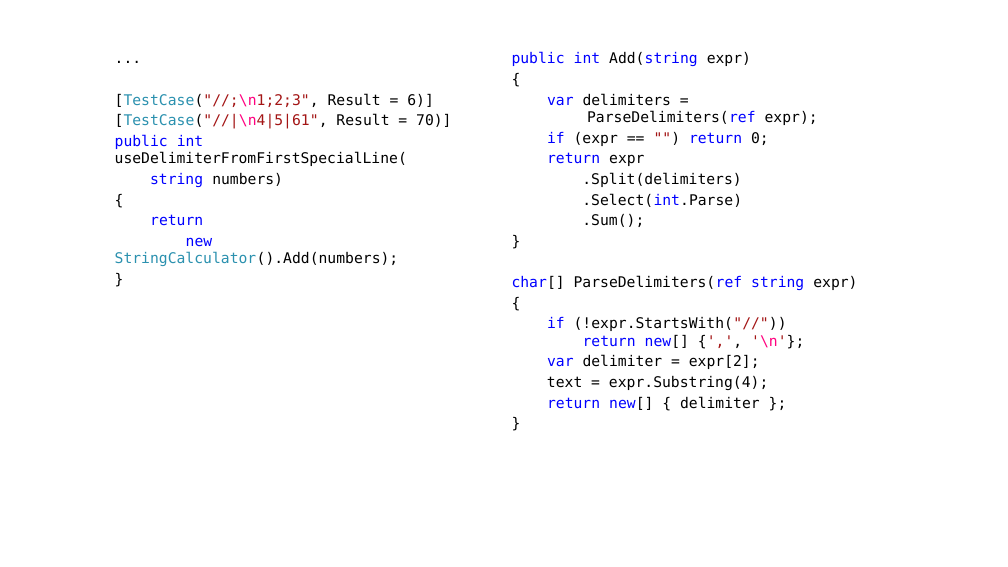
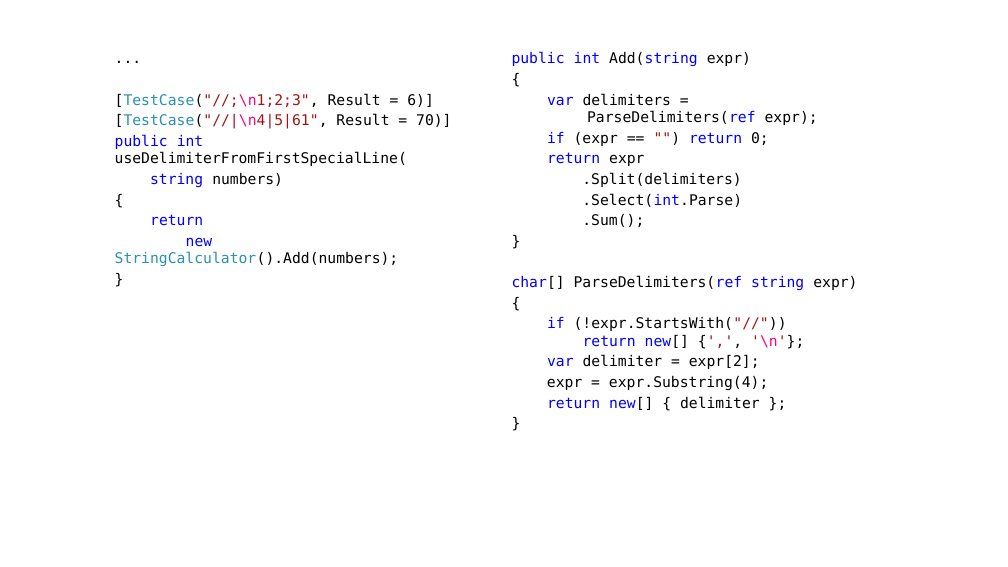
Before and after one commit to kontur-courses/tdd, a slide deck: slide 14 of cs/StringCalculator TDD Kata CS.pptx. Drawn at 1008x567 pixels with LibreOffice and Linux fonts; fonts in the diff are those of the drawing. Boxes give left, top, right and bottom in pixels: in the first picture for what was removed or moved away, otherwise in the second. Text is boxed around its words. In the diff, an @@ line names an element or a change of style, - is before the commit and + after.

```diff
--- a/cs/StringCalculator TDD Kata CS.pptx
+++ b/cs/StringCalculator TDD Kata CS.pptx
@@ text at (547,376,768,390): text changed @@
-text = expr.Substring(4);
+expr = expr.Substring(4);
```
Also in this commit, not shown: 1 other slide changed, 1 other file.
